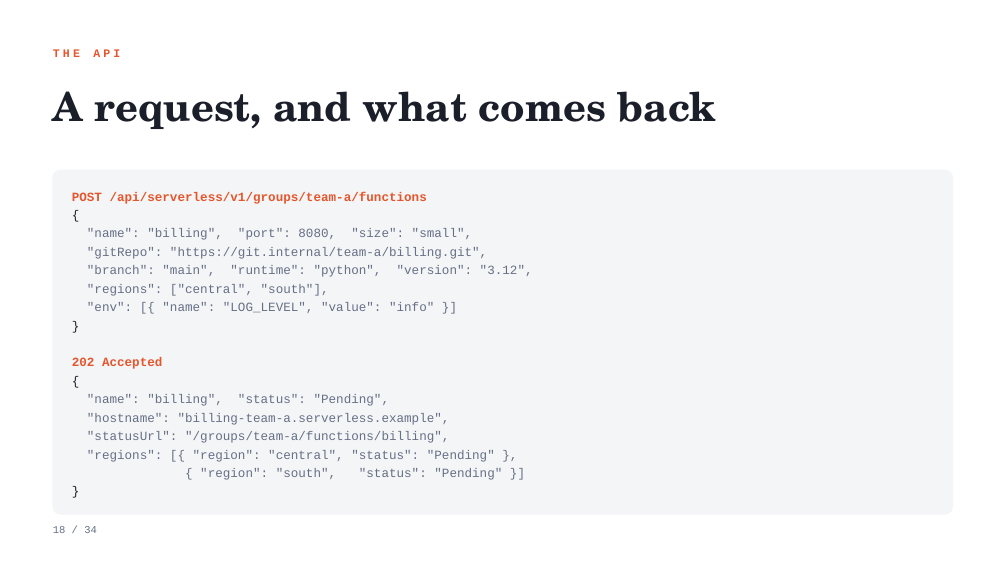
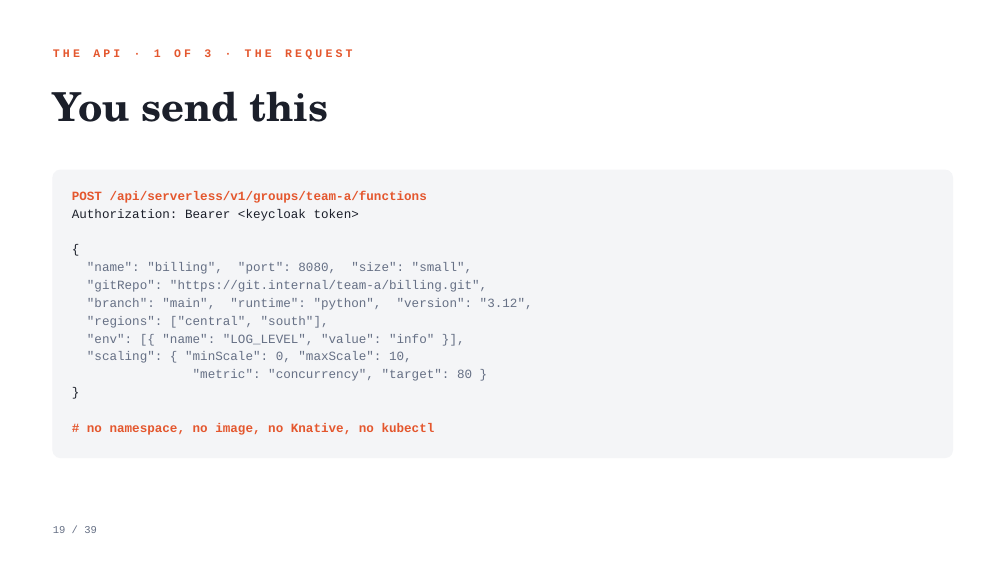
Before and after one commit to black-cloudlet/serverless, a slide deck: slide 19 of docs/presentation/serverless-platform.pptx (slide 18 before the commit). Drawn at 1008x567 pixels with LibreOffice and Linux fonts; fonts in the diff are those of the drawing. Boxes give left, top, right and bottom in pixels: in the first picture for what was removed or moved away, otherwise in the second. Text is boxed around its words. In the diff, an @@ line names an element or a change of style, - is before the commit and + after.

```diff
--- a/docs/presentation/serverless-platform.pptx
+++ b/docs/presentation/serverless-platform.pptx
@@ text at (53,49,353,60): text changed @@
-THE API
+THE API · 1 OF 3 · THE REQUEST
@@ text at (53,91,329,122): text changed @@
-A request, and what comes back
+You send this
@@ rounded rectangle: place and size @@
-rounded rectangle at (53,170,953,514)
+rounded rectangle at (53,170,953,457)
@@ rounded rectangle at (53,170,953,457): proportions changed @@
@@ text at (72,209,359,221): paragraph added @@
+Authorization: Bearer <keycloak token>
@@ text at (72,191,533,328): line spacing 1.22 to 1.18 @@
@@ text at (87,334,472,381): text changed @@
-"env": [{ "name": "LOG_LEVEL", "value": "info" }]
+"env": [{ "name": "LOG_LEVEL", "value": "info" }],
+"scaling": { "minScale": 0, "maxScale": 10,
+"metric": "concurrency", "target": 80 }
@@ text at (87,423,435,435): text changed; text colour #667085 to #E4572E; bold on @@
-202 Accepted
-{
-"name": "billing", "status": "Pending",
-"hostname": "billing-team-a.serverless.example",
-"statusUrl": "/groups/team-a/functions/billing",
-"regions": [{ "region": "central", "status": "Pending" },
-{ "region": "south", "status": "Pending" }]
-}
+# no namespace, no image, no Knative, no kubectl
@@ text at (53,526,97,533): text changed @@
-18 / 34
+19 / 39
```
Also in this commit, not shown: 30 other slides changed, 7 slides added, 2 slides removed, 7 other files.
